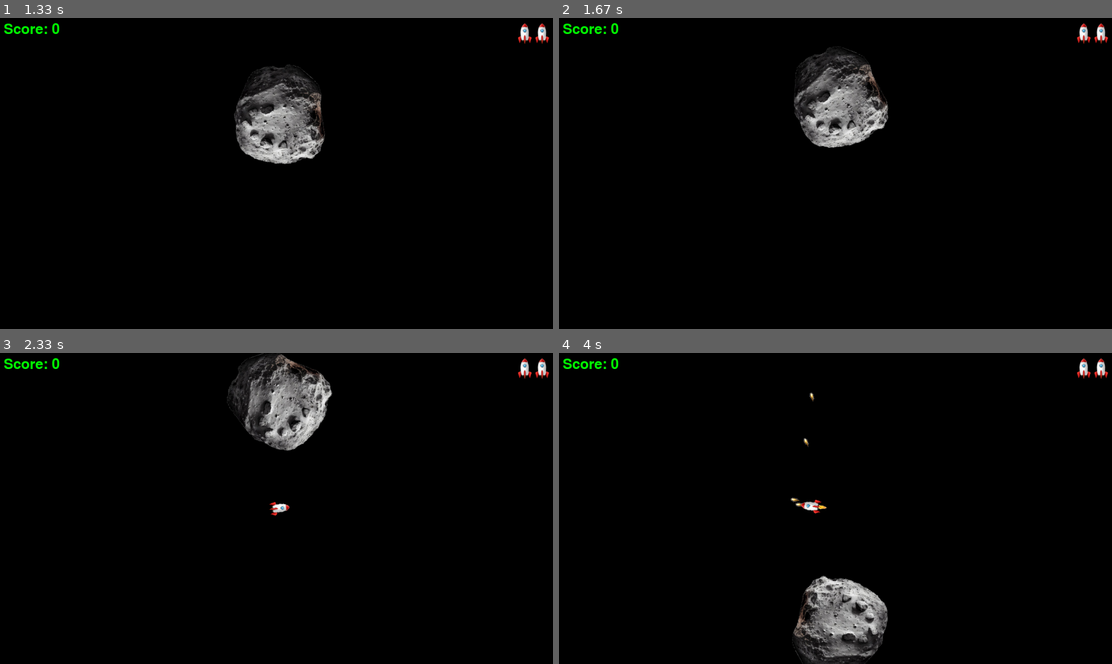
Above: before the commit, frames 1-4 (two rows, left to right).
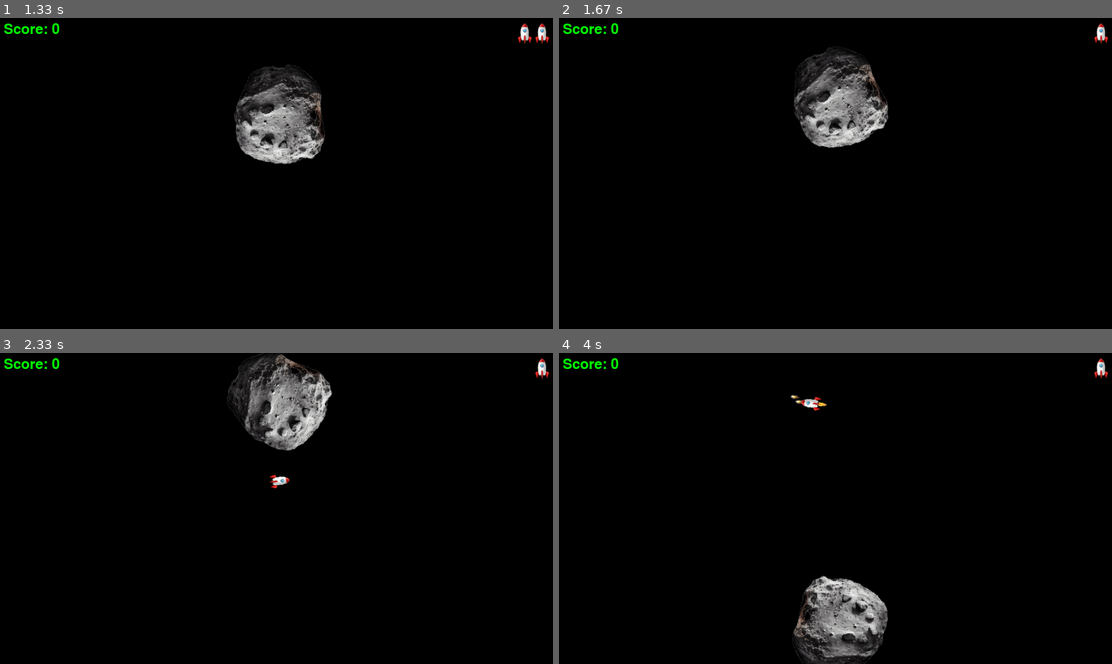
Above: after the commit, the same moments.

Repository: jpickup/PtyhonGameDev
Game: pygame game, started from asteroids/asteroids.py
Same seed, same stepped clock (60 frames per second), same inputs: the game is played once before the commit and once after it.
Inputs:
- Up to frame 1 (1.33 s): hold Space 0.33-0.8 s; hold Right 0.33-0.8 s
- Up to frame 2 (1.67 s): hold Up from 1.33 s (still down)
- Up to frame 3 (2.33 s): release Up at 1.8 s; hold Right 1.83-2.3 s
- Up to frame 4 (4 s): hold Left 2.33-2.87 s; tap Space at 2.9, 3.3, 3.6, 3.73 s; hold Left 3.23-3.63 s; hold Up from 3.67 s (still down)

Frame 1 is identical in both runs. In frame 2, 0.1% of the frame differs, in the area x 48-97%, y 1-42%; in frame 3, 0.3%; in frame 4, 0.4%, in the area x 41-97%, y 1-52%.

Commit message:
finish off

Diff:
--- a/asteroids/asteroid.py
+++ b/asteroids/asteroid.py
@@ -23,6 +23,7 @@
         self.screen_width, self.screen_height = pygame.display.Info().current_w, pygame.display.Info().current_h
         self.original_image = asteroid_images[size][random.randint(0, 2)]
         self.image = self.original_image
+        self.mask = pygame.mask.from_surface(self.image.convert_alpha())
         w, h = self.image.get_size()
         self.centre = w // 2, h // 2
         self.thrust = False
@@ -38,11 +39,16 @@
     def update(self):
         self.angle = (self.angle + self.spin) % 360
         self.pos = ((self.pos[0] + self.velocity[0]) % self.screen_width, (self.pos[1] + self.velocity[1]) % self.screen_height)
-
         (img, rect) = image_utils.rotate(self.original_image, self.pos, self.centre, self.angle)
-        #todo
         self.image = img
         self.rect = rect
+        self.mask = pygame.mask.from_surface(self.image.convert_alpha())
+
+    def intersects(self, other):
+        offset = (
+            other.rect.left - self.rect.left,
+            other.rect.top - self.rect.top)
+        return self.mask.overlap(other.mask, offset)
 
     def break_up(self):
         self.kill()
--- a/asteroids/asteroids.py
+++ b/asteroids/asteroids.py
@@ -46,14 +46,14 @@
 bullets_group = pygame.sprite.Group()
 
 def ship_asteroid_collision(asteroids, ship_group):
-    collisions = pygame.sprite.groupcollide(asteroids, ship_group, False, False)
+    collisions = pygame.sprite.groupcollide(asteroids, ship_group, False, False, lambda s1, s2 : s1.intersects(s2))
     collided = False
     for ast, shp in collisions.items():
         collided = collided or shp
     return collided
 
 def bullet_asteroid_collision(asteroids, bullets):
-    collisions = pygame.sprite.groupcollide(asteroids, bullets, False, True)
+    collisions = pygame.sprite.groupcollide(asteroids, bullets, False, True, lambda s1, s2 : s1.intersects(s2))
     for ast, blt in collisions.items():
         if blt:
             return ast
@@ -72,6 +72,7 @@
                     level = 0
                     score = 0
                     asteroids_group = create_asteroids(level)
+                    bullets_group = pygame.sprite.Group()
                     ship.set_level(0)
                 else:
                     if ship.visible:
@@ -109,6 +110,7 @@
         lives.bonus_life()
         ship.upgrade()
         asteroids_group = create_asteroids(level)
+        bullets_group = pygame.sprite.Group()
 
     display_surface.fill((0,0,0))
 
--- a/asteroids/bullet.py
+++ b/asteroids/bullet.py
@@ -1,17 +1,23 @@
 import pygame, random, math, image_utils
 
-bullet_image = pygame.image.load("asteroids/assets/bullet.png")
+bullet1_image = pygame.image.load("asteroids/assets/bullet1.png")
+bullet2_image = pygame.image.load("asteroids/assets/bullet2.png")
+bullet3_image = pygame.image.load("asteroids/assets/bullet3.png")
+
+bullet_images = [bullet1_image, bullet2_image, bullet3_image]
 
 class Bullet(pygame.sprite.Sprite):
-    def __init__(self, pos, angle, velocity):
+    def __init__(self, pos, angle, velocity, level = 0):
         super().__init__()
         self.pos = pos
         self.angle = angle
         self.velocity = velocity
+        self.level = level
         self.screen_width, self.screen_height = pygame.display.Info().current_w, pygame.display.Info().current_h
-        self.original_image = bullet_image
-        self.image = bullet_image
-        self.rect = bullet_image.get_rect()
+        self.original_image = bullet_images[level % 3]
+        self.image = self.original_image
+        self.mask = pygame.mask.from_surface(self.image.convert_alpha())
+        self.rect = self.image.get_rect()
         w, h = self.original_image.get_size()
         self.centre = w // 2, h // 2
 
@@ -25,3 +31,10 @@
             (img, rect) = image_utils.rotate(self.original_image, self.pos, self.centre, -self.angle)
             self.image = img
             self.rect = rect
+            self.mask = pygame.mask.from_surface(self.image.convert_alpha())
+
+    def intersects(self, other):
+        offset = (
+            other.rect.left - self.rect.left,
+            other.rect.top - self.rect.top)
+        return self.mask.overlap(other.mask, offset)
--- a/asteroids/ship.py
+++ b/asteroids/ship.py
@@ -26,6 +26,7 @@
         super().__init__()
         self.screen_width, self.screen_height = pygame.display.Info().current_w, pygame.display.Info().current_h
         self.image = ship_images[0][0]
+        self.mask = pygame.mask.from_surface(self.image.convert_alpha())
         w, h = self.image.get_size()
         self.centre = w // 2, h // 2
         self.thrust = False
@@ -89,9 +90,16 @@
             self.rect = rect
         else:
             self.image = blank_image
+        self.mask = pygame.mask.from_surface(self.image.convert_alpha())
 
     def shoot(self):
         radangle = math.radians(self.angle)
         bullet_velocity = (self.velocity[0] + math.sin(radangle) * BULLET_VELOCITY,
                          self.velocity[1] - math.cos(radangle) * BULLET_VELOCITY)
-        return Bullet(self.pos, self.angle, bullet_velocity)
+        return Bullet(self.pos, self.angle, bullet_velocity, self.level)
+
+    def intersects(self, other):
+        offset = (
+            other.rect.left - self.rect.left,
+            other.rect.top - self.rect.top)
+        return self.mask.overlap(other.mask, offset)
Binary file removed: asteroids/assets/bullet 2.png
Binary file removed: asteroids/assets/bullet-huge.png
Renamed: asteroids/assets/bullet.png -> asteroids/assets/bullet1.png
Binary file added: asteroids/assets/bullet2.png
Binary file added: asteroids/assets/bullet3.png
